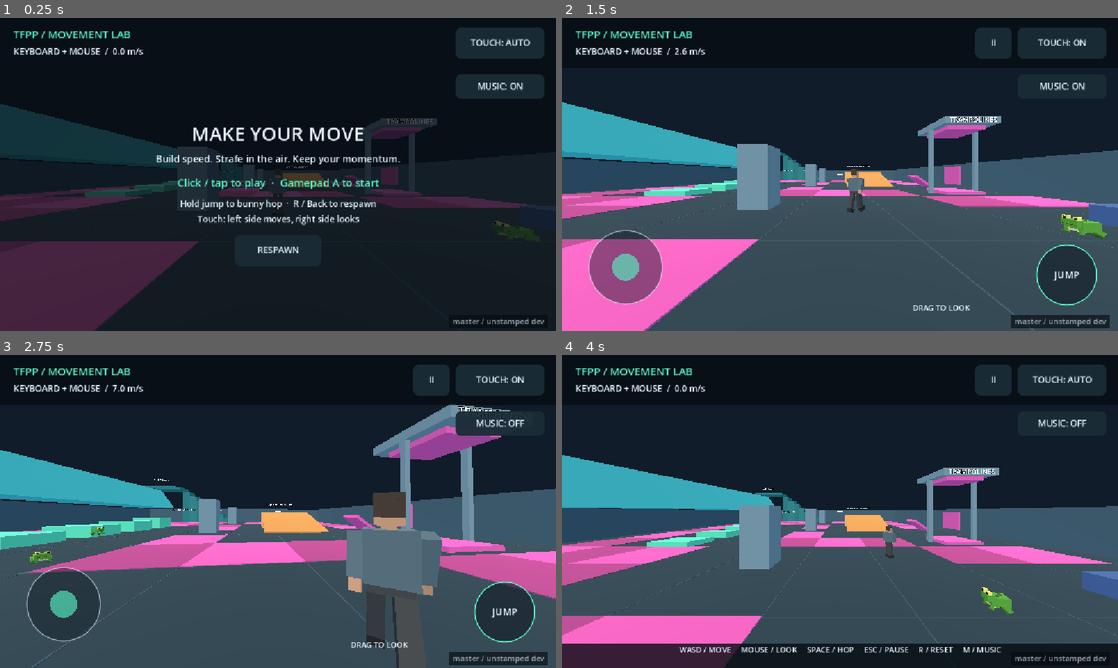
Above: before the commit, frames 1-4 (two rows, left to right).
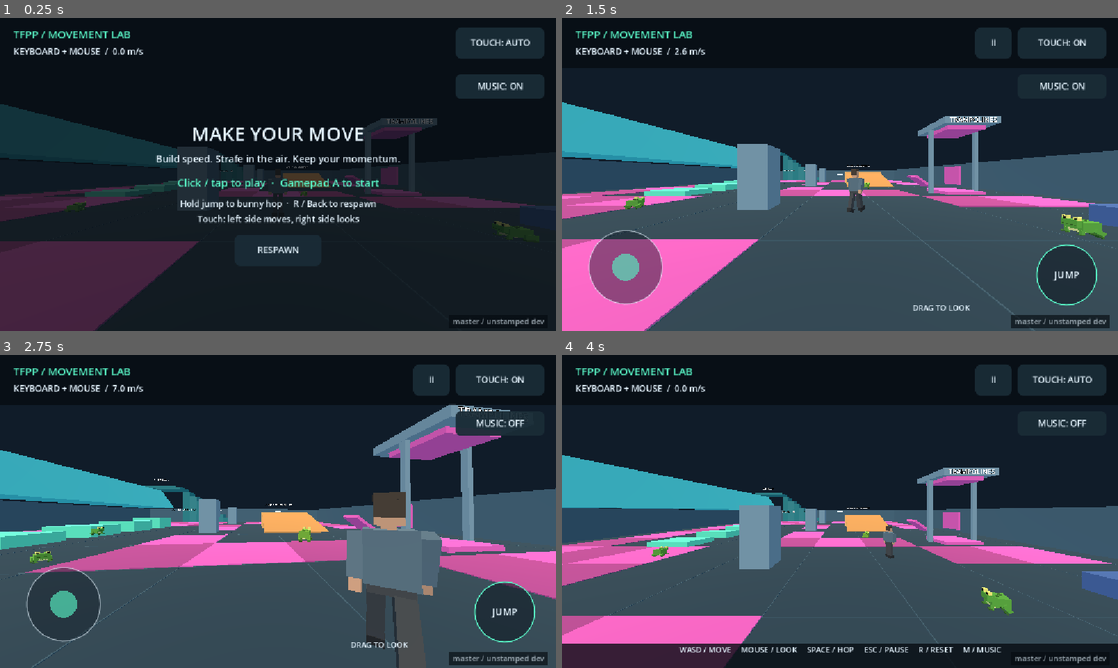
Above: after the commit, the same moments.

Repository: jefuhr/game
Game: Godot game, scene res://scenes/main.tscn
The game is run twice, just before and just after one commit, with the same random seed, the same clock (stepped at 60 frames per second) and the same inputs.
Inputs (mouse positions are in pixels of both pictures, inside the frame that each line leads up to):
- Up to frame 1 (0.25 s): no input
- Up to frame 2 (1.5 s): tap Enter at 0.5 s; move the mouse to (962, 158) at 0.52 s; hold D (move_right) 0.53-1.28 s; tap T at 0.6 s; click (962, 158) at 0.67 s; tap Space (jump) at 0.77 s; move the mouse to (812, 174) at 1.27 s; hold W (move_forward) from 1.28 s (still down); tap R at 1.35 s
- Up to frame 3 (2.75 s): keep holding W (move_forward); tap Space (jump) at 1.52 s; move the mouse to (289, 505) at 2.02 s; tap M at 2.1 s
- Up to frame 4 (4 s): keep holding W (move_forward); move the mouse to (834, 517) at 2.77 s; tap T at 2.85 s; click (834, 517) at 2.92 s; tap Space (jump) at 3.02, 3.77 s; move the mouse to (878, 514) at 3.52 s; tap R at 3.6 s

The runs differ from the first frame. In frame 1, less than 0.1% of the frame differs, in the area x 11-56%, y 55-62%; in frame 2, 0.1%, in the area x 11-56%, y 52-62%; in frame 3, less than 0.1%; in frame 4, less than 0.1%.

Commit message:
I doubled the frogs from 5 to 10. The five new ones (Frog6 to Frog10) are in `scenes/main.tscn`:

Diff:
--- a/scenes/main.tscn
+++ b/scenes/main.tscn
@@ -46,6 +46,21 @@
 [node name="Frog5" parent="." instance=ExtResource("5")]
 position = Vector3(-6, 0.1, 0)
 
+[node name="Frog6" parent="." instance=ExtResource("5")]
+position = Vector3(-8, 0.1, 24)
+
+[node name="Frog7" parent="." instance=ExtResource("5")]
+position = Vector3(2, 0.1, 25)
+
+[node name="Frog8" parent="." instance=ExtResource("5")]
+position = Vector3(16, 0.1, 22)
+
+[node name="Frog9" parent="." instance=ExtResource("5")]
+position = Vector3(6, 0.1, 6)
+
+[node name="Frog10" parent="." instance=ExtResource("5")]
+position = Vector3(-5, 0.1, 11)
+
 [node name="CanvasLayer" type="CanvasLayer" parent="."]
 
 [node name="HUD" type="Control" parent="CanvasLayer"]
Not shown, changed: docs/project.md
